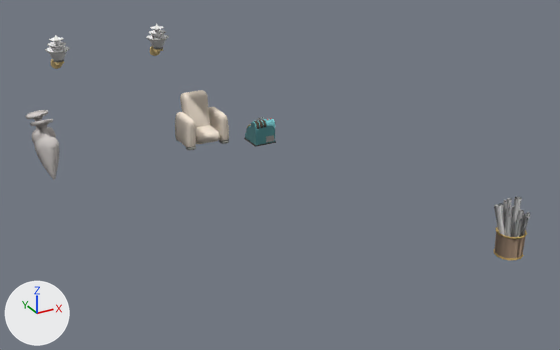
The glTF model www/models/lba2/iso_scenes/91.glb, before and after one commit.
Camera for both pictures: a 50 mm lens placed at (-0.03, -34.73, 12.51), pointed at (11.78, -13.27, 1.78). The lights are fixed; the arrows at lower left show +X, +Y and +Z. Where no turn or scale is listed for an object, it has been applied to the vertices. Vertices at the same position are counted once.

Names of what the first picture shows: 'colored', 'textured_137e9c9c'.
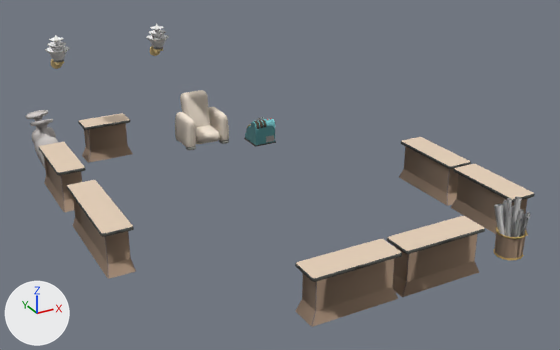
Where the change shows, as pixel boxes (x1, y1, x2, y2) in the pictures (560 x 350 px):
'colored', reshaped (29% taller): before (25, 26, 527, 260); after (25, 26, 535, 327)
part 1 of me_mesh_0, added (beige): after (39, 113, 136, 279)
part 2 of me_mesh_0, added (beige): after (399, 137, 535, 236)
part 3 of me_mesh_0, added (beige): after (295, 216, 485, 327)

The change, as a list of edits to the scene's bpy script:
```text
Change me_mesh_0:
    used by ob_colored; location = (0.0, 0.0, 0.0)
    remove me_mesh_0.from_pydata(...)  # 8893 vertices, 17184 faces; spans x 5.0..16.97, y -19.96..-4.97, z 0.49..5.46
    add me_mesh_0.from_pydata(...)  # 9810 vertices, 18864 faces; spans x 5.0..17.99, y -19.99..-4.97, z 0.49..5.46
    me_mesh_0 part 1: 393 vertices added at x 5.01..8.94, y -14.95..-5.01, z 0.5..2.0
    me_mesh_0 part 2: 262 vertices added at x 17.01..17.99, y -18.93..-13.07, z 0.5..2.0
    me_mesh_0 part 3: 262 vertices added at x 9.06..14.94, y -19.99..-19.01, z 0.5..2.0
```
